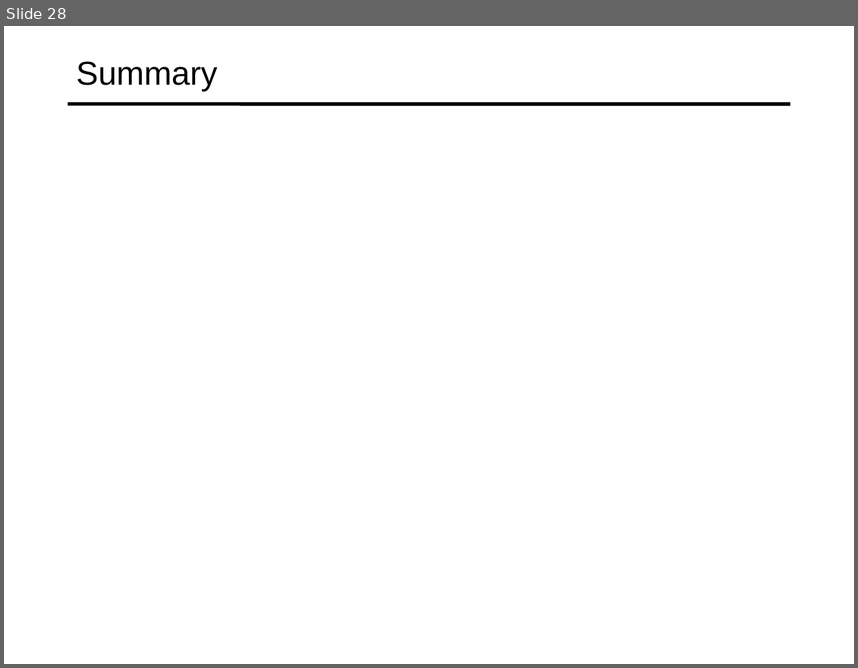
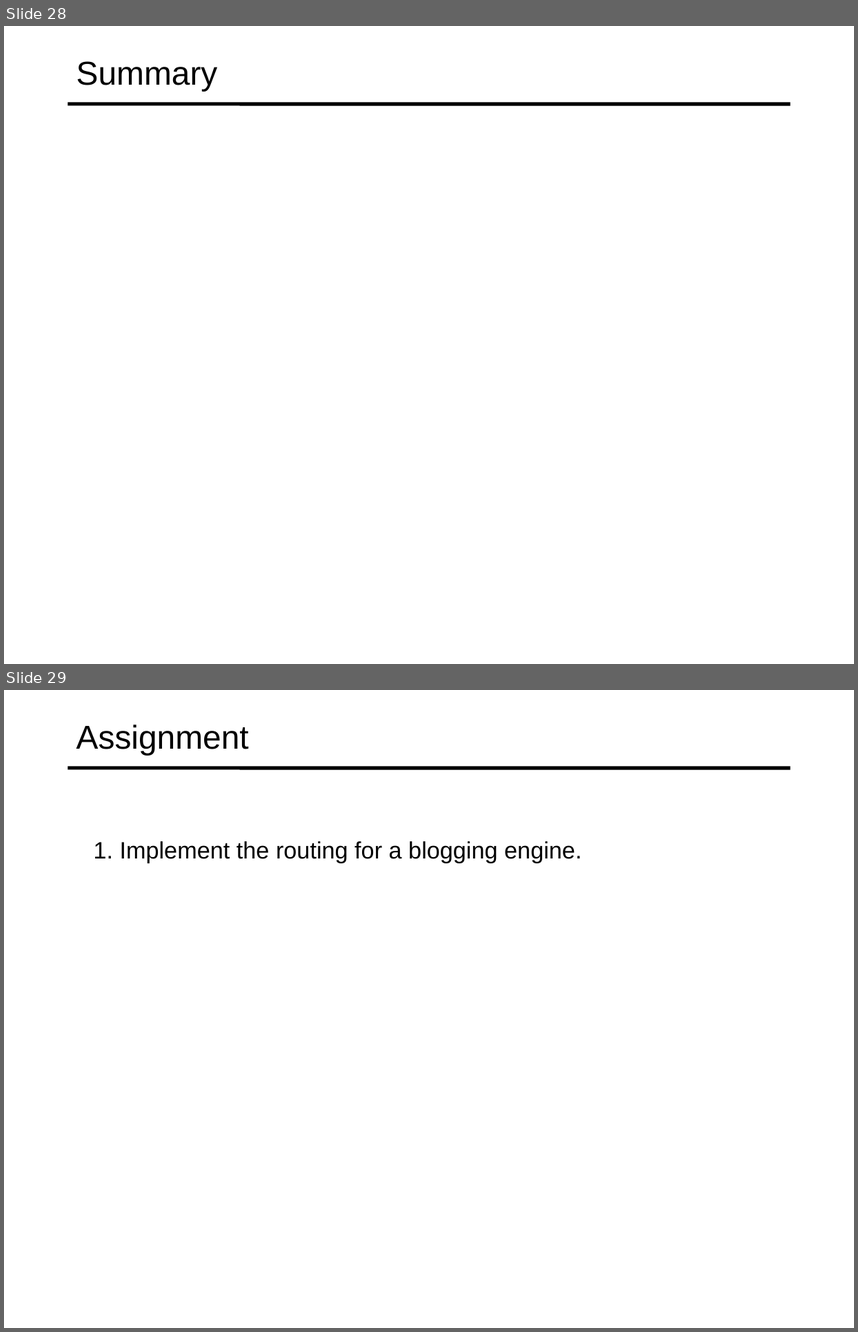
Before and after one commit to specter01wj/Jago_Link_Training, a slide deck: Angular/Angular12/Angular Advanced Course/Essentials/8.Routing and Navigation/L8_Routing and Navigation.ppt. Shown one above the other, each under a label of ours: slide 28 before the commit, slides 28 and 29 after it. The pictures are 858x668 and 858x1332 pixels, drawn with LibreOffice and Linux fonts; fonts in the diff are those of the drawing. Boxes give left, top, right and bottom in pixels: in the first picture for what was removed or moved away, otherwise in the second. Text is boxed around its words. In the diff, an @@ line names an element or a change of style, - is before the commit and + after.

```diff
--- a/Angular/Angular12/Angular Advanced Course/Essentials/8.Routing and Navigation/L8_Routing and Navigation.ppt
+++ b/Angular/Angular12/Angular Advanced Course/Essentials/8.Routing and Navigation/L8_Routing and Navigation.ppt
@@ slide 29 added at [4, 690, 854, 1328], background #FFFFFF; not listed: 1 template element that a slide beside it also shows @@
@@ title added at [76, 724, 249, 756], 28 pt, text #000000 @@
+Assignment
@@ text added at [94, 841, 582, 862], 20 pt, text #000000 @@
+  1. Implement the routing for a blogging engine.
```
Also in this commit, not shown: 1 other slide added, 2 other files.
